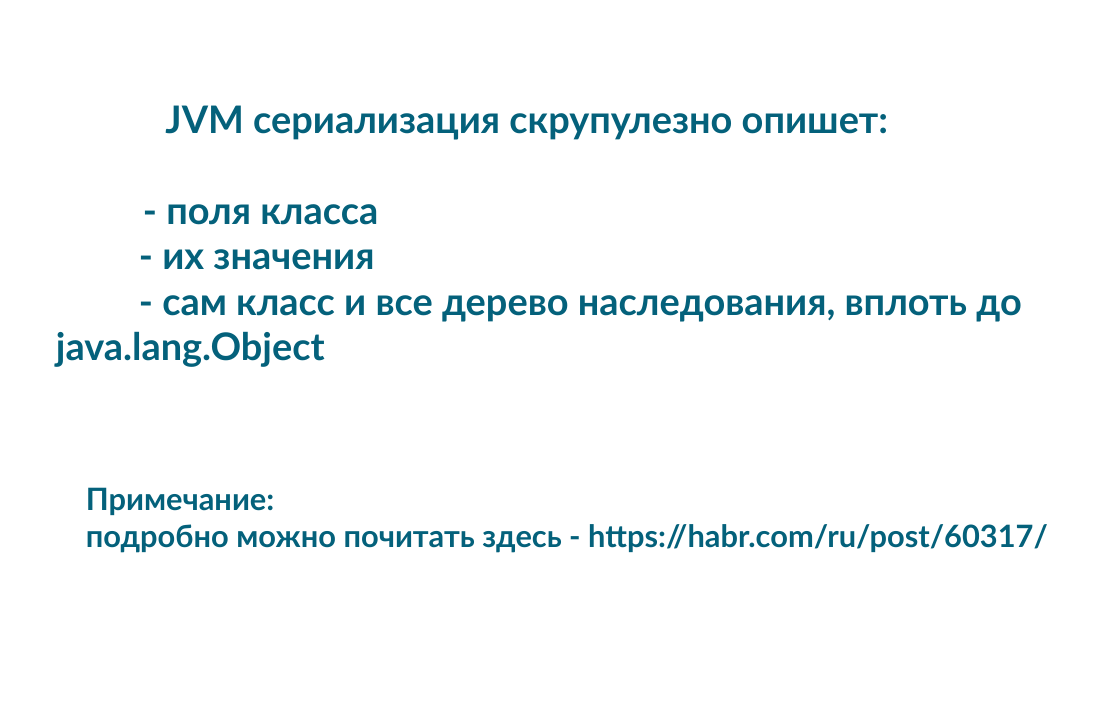
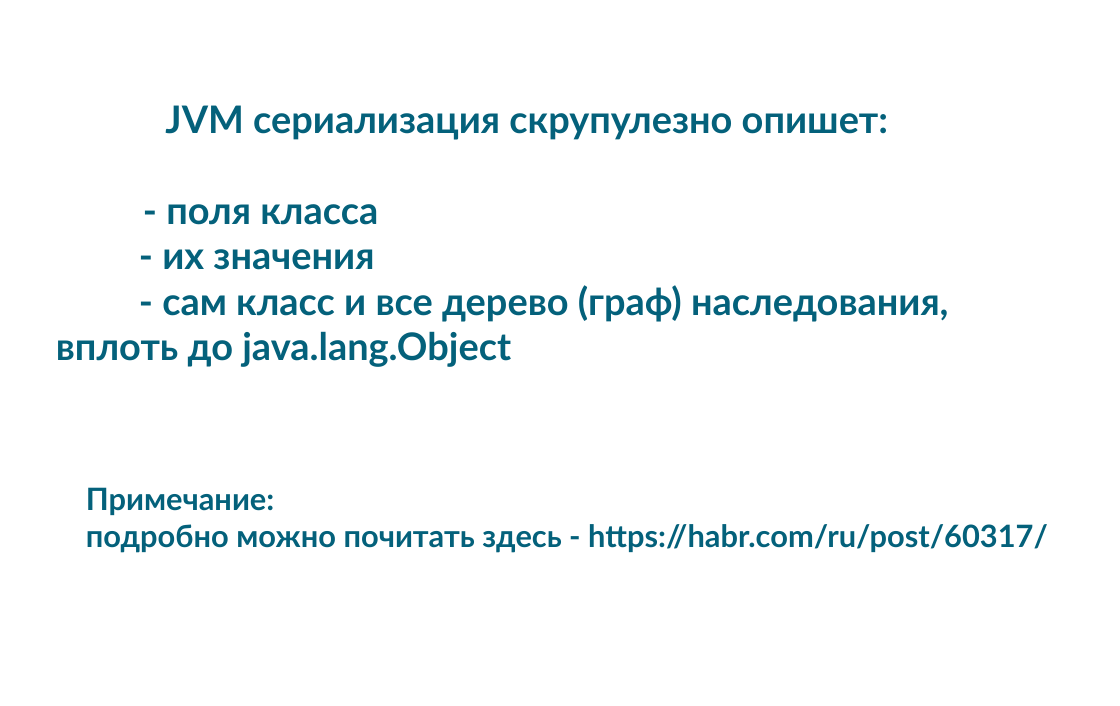
Before and after one commit to pixie1977/JavaSchoolSerialization, a slide deck: slide 24 of JavaSchoolSerialization.odp (slide 16 before the commit). Drawn at 1120x706 pixels with LibreOffice and Linux fonts; fonts in the diff are those of the drawing; background and template pictures are left out. Boxes give left, top, right and bottom in pixels: in the first picture for what was removed or moved away, otherwise in the second. Text is boxed around its words. In the diff, an @@ line names an element or a change of style, - is before the commit and + after.

```diff
--- a/JavaSchoolSerialization.odp
+++ b/JavaSchoolSerialization.odp
@@ subtitle at <box>56,285,949,367</box>: text changed @@
-- сам класс и все дерево наследования, вплоть до java.lang.Object
+- сам класс и все дерево (граф) наследования, вплоть до java.lang.Object
```
Also in this commit, not shown: 12 other slides changed, 26 slides added, 1 slide removed, 1 other file.
